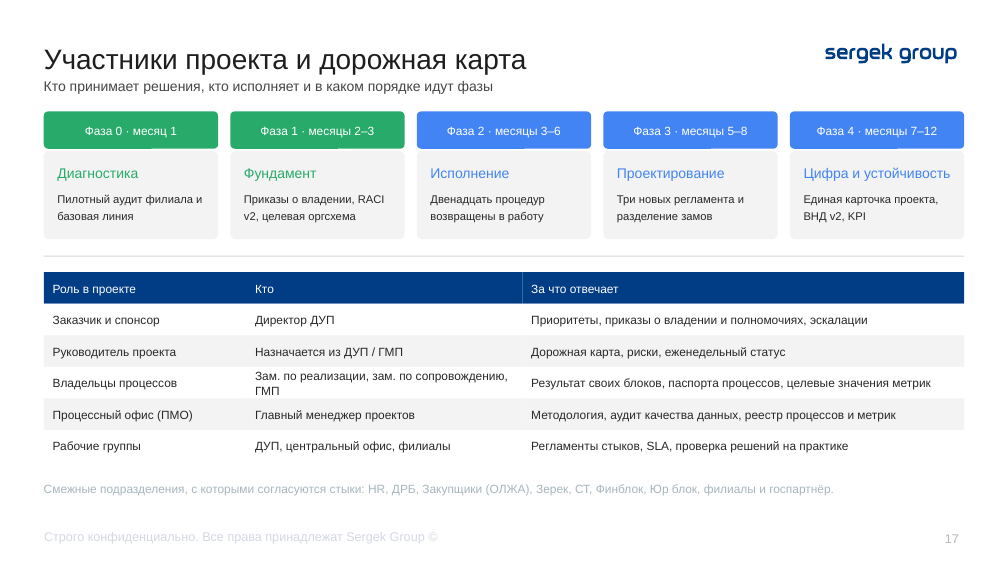
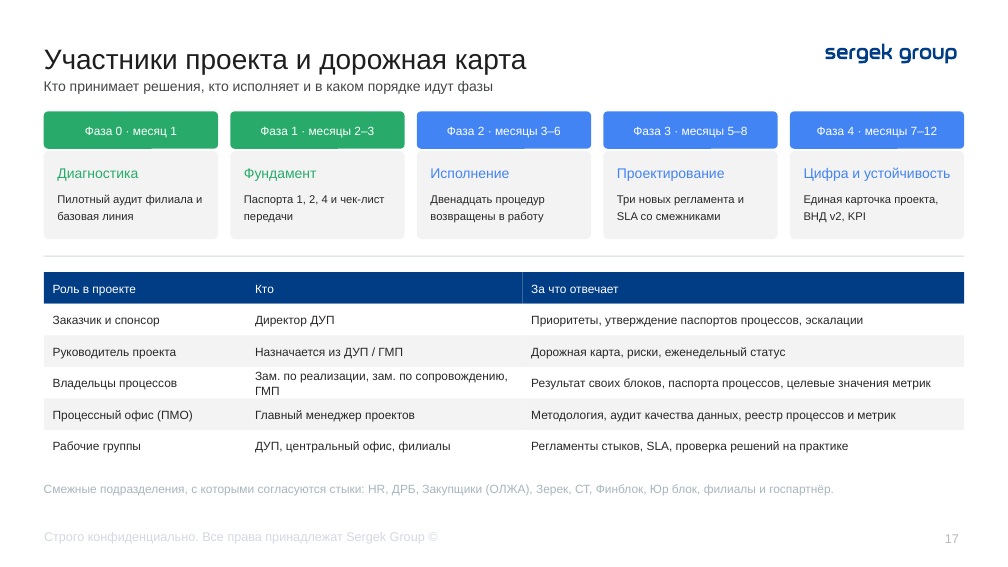
Before and after one commit to TemeshevProject/SG-DUP-Project, a slide deck: slide 17 of dup_project/02_Презентация/ДУП_Приоритеты_реинжиниринга_презентация.pptx. Drawn at 1008x567 pixels with LibreOffice and Linux fonts; fonts in the diff are those of the drawing. Boxes give left, top, right and bottom in pixels: in the first picture for what was removed or moved away, otherwise in the second. Text is boxed around its words. In the diff, an @@ line names an element or a change of style, - is before the commit and + after.

```diff
--- a/dup_project/02_Презентация/ДУП_Приоритеты_реинжиниринга_презентация.pptx
+++ b/dup_project/02_Презентация/ДУП_Приоритеты_реинжиниринга_презентация.pptx
@@ text in rounded rectangle at bbox=[244, 195, 384, 222]: text changed @@
-Приказы о владении, RACI v2, целевая оргсхема
+Паспорта 1, 2, 4 и чек-лист передачи
@@ text in rounded rectangle at bbox=[617, 195, 744, 220]: text changed @@
-Три новых регламента и разделение замов
+Три новых регламента и SLA со смежниками
@@ text in rectangle at bbox=[531, 315, 864, 327]: text changed @@
-Приоритеты, приказы о владении и полномочиях, эскалации
+Приоритеты, утверждение паспортов процессов, эскалации
```
Also in this commit, not shown: 9 other slides changed, 10 other files.
